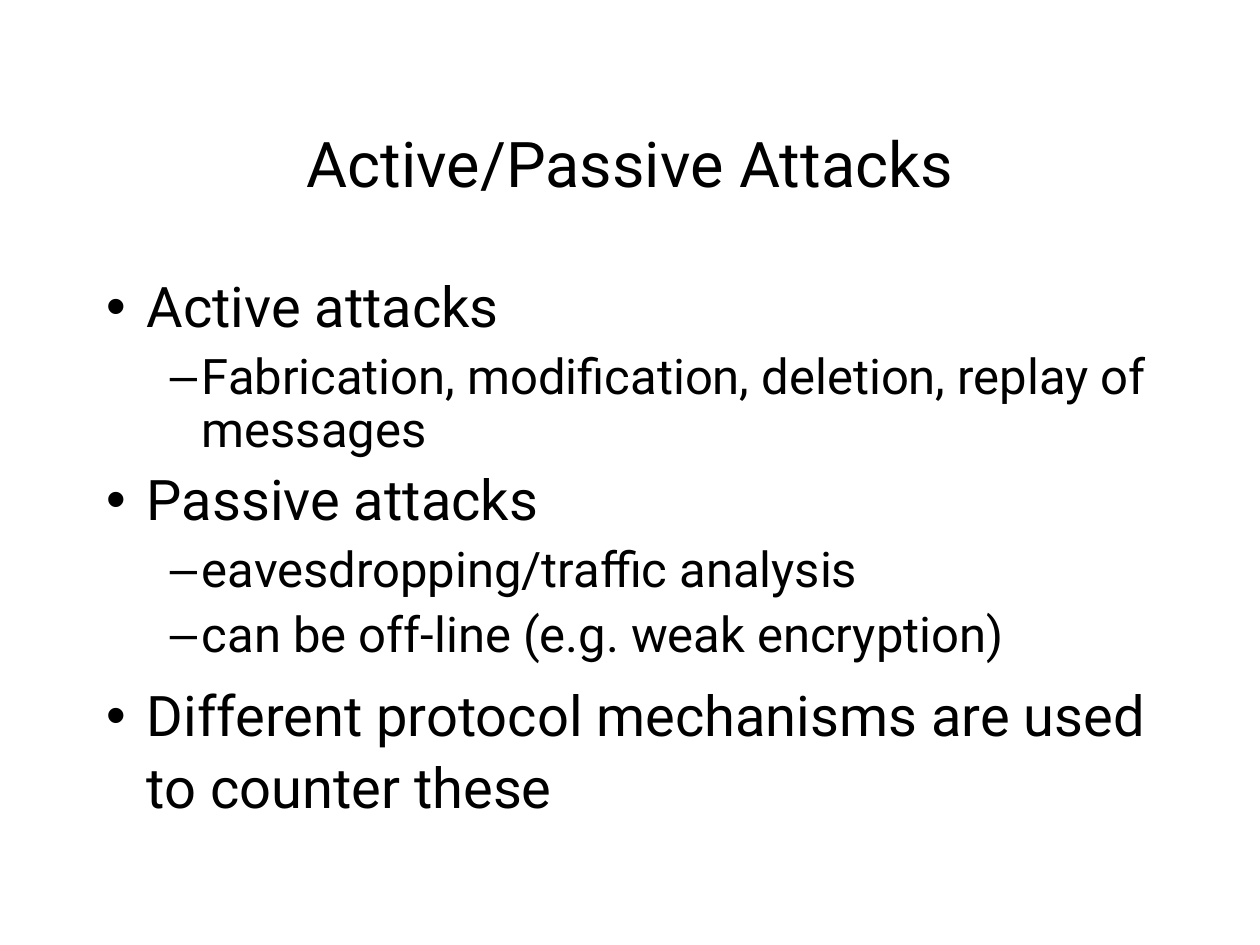
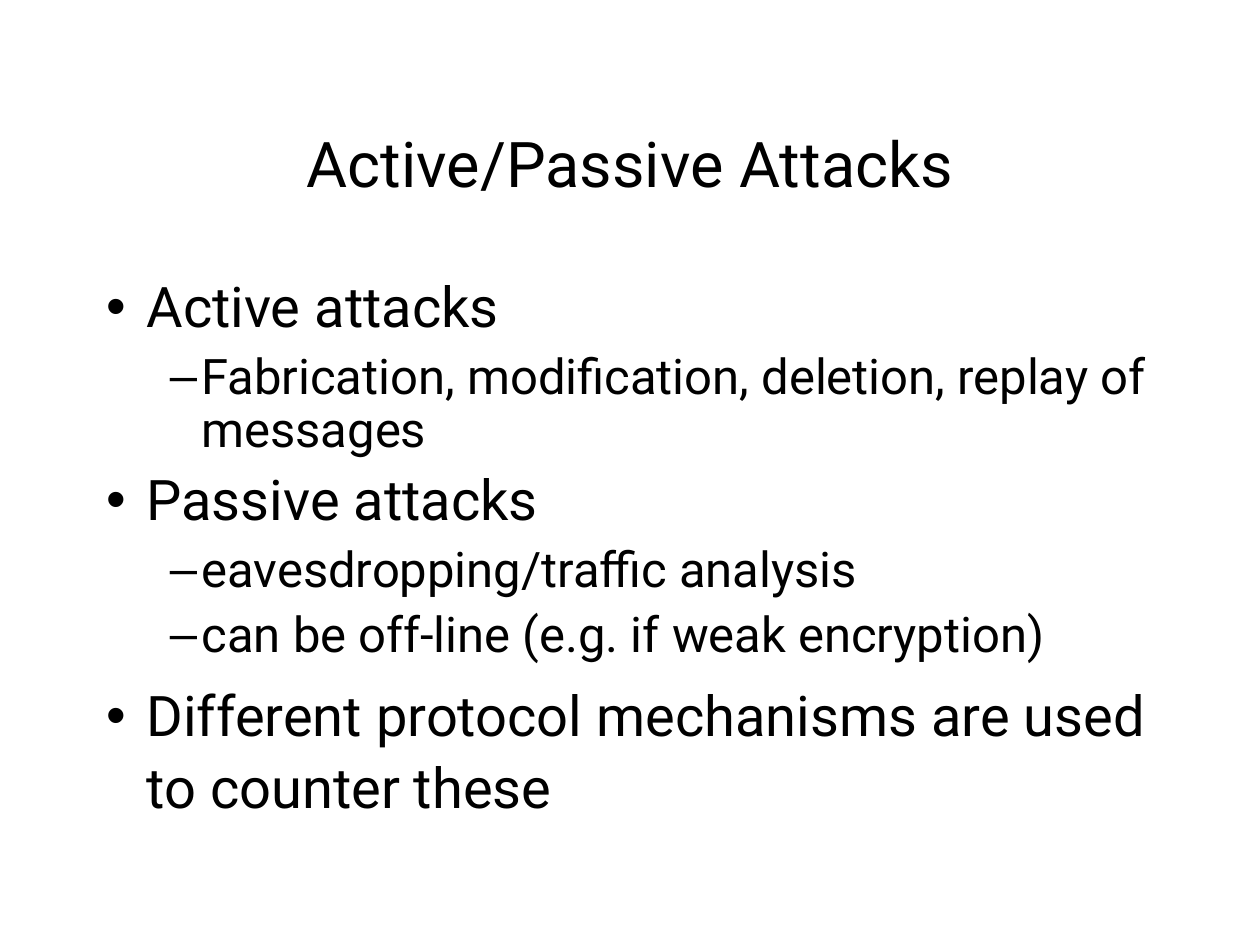
Before and after one commit to sftcd/cs7053, a slide deck: slide 13 of 2021lectures/01-intro.ppt. Drawn at 1260x945 pixels with LibreOffice and Linux fonts; fonts in the diff are those of the drawing. Boxes give left, top, right and bottom in pixels: in the first picture for what was removed or moved away, otherwise in the second. Text is boxed around its words. In the diff, an @@ line names an element or a change of style, - is before the commit and + after.

```diff
--- a/2021lectures/01-intro.ppt
+++ b/2021lectures/01-intro.ppt
@@ text at [146, 285, 1146, 809]: indent changed @@
@@ text at [202, 613, 1044, 663]: text changed @@
-  – can be off-line (e.g. weak encryption)
+  – can be off-line (e.g. if weak encryption)
```
Also in this commit, not shown: 13 other slides changed, 6 other files.
